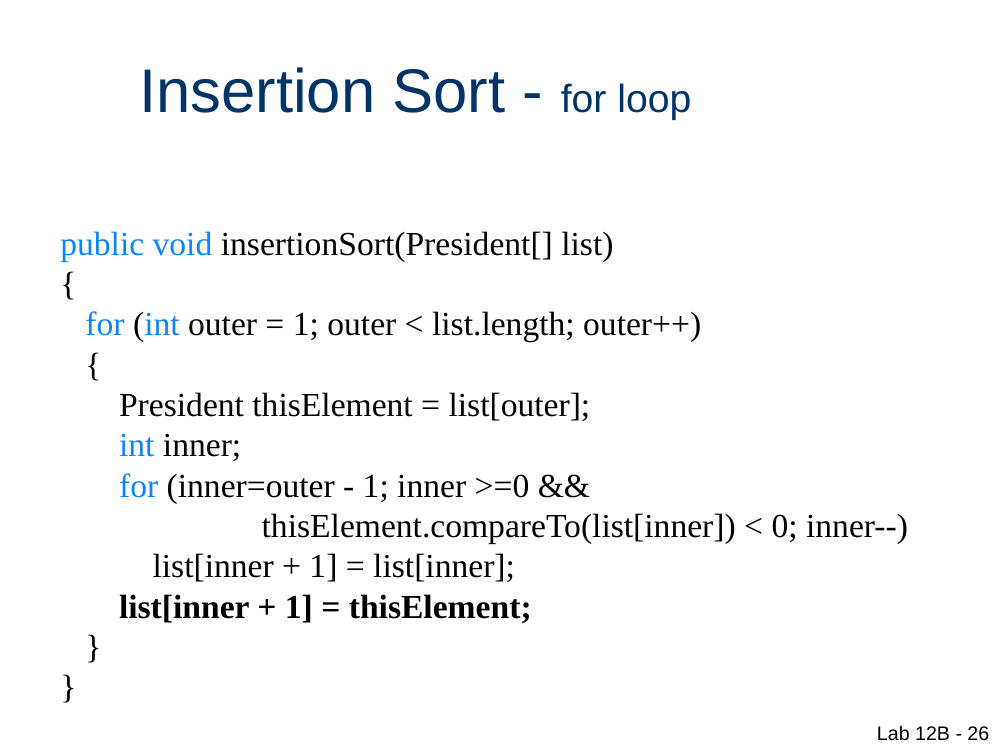
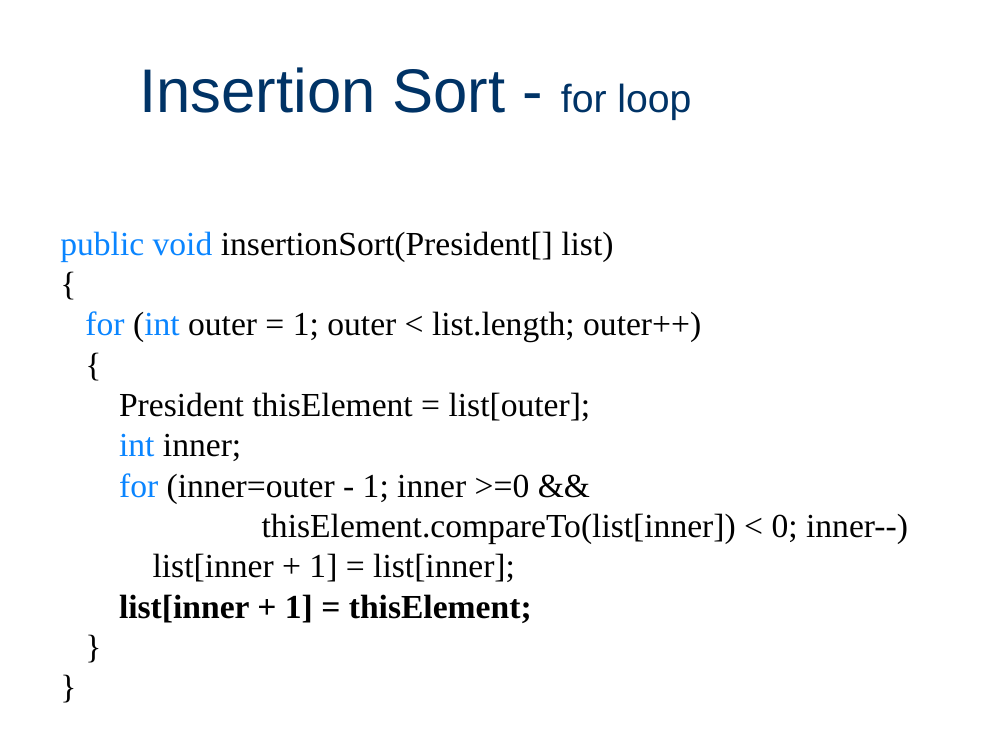
Before and after one commit to Cy-FairCS/cs3, a slide deck: slide 25 of u10b_sorts/notes/n2sorts.pptx (slide 26 before the commit). Drawn at 1008x756 pixels with LibreOffice and Linux fonts; fonts in the diff are those of the drawing. Boxes give left, top, right and bottom in pixels: in the first picture for what was removed or moved away, otherwise in the second. Text is boxed around its words. In the diff, an @@ line names an element or a change of style, - is before the commit and + after.

```diff
--- a/u10b_sorts/notes/n2sorts.pptx
+++ b/u10b_sorts/notes/n2sorts.pptx
@@ page number removed at [877,725,989,741] @@
-Lab 12B - 26
```
Also in this commit, not shown: 20 other slides changed, 2 slides removed.
